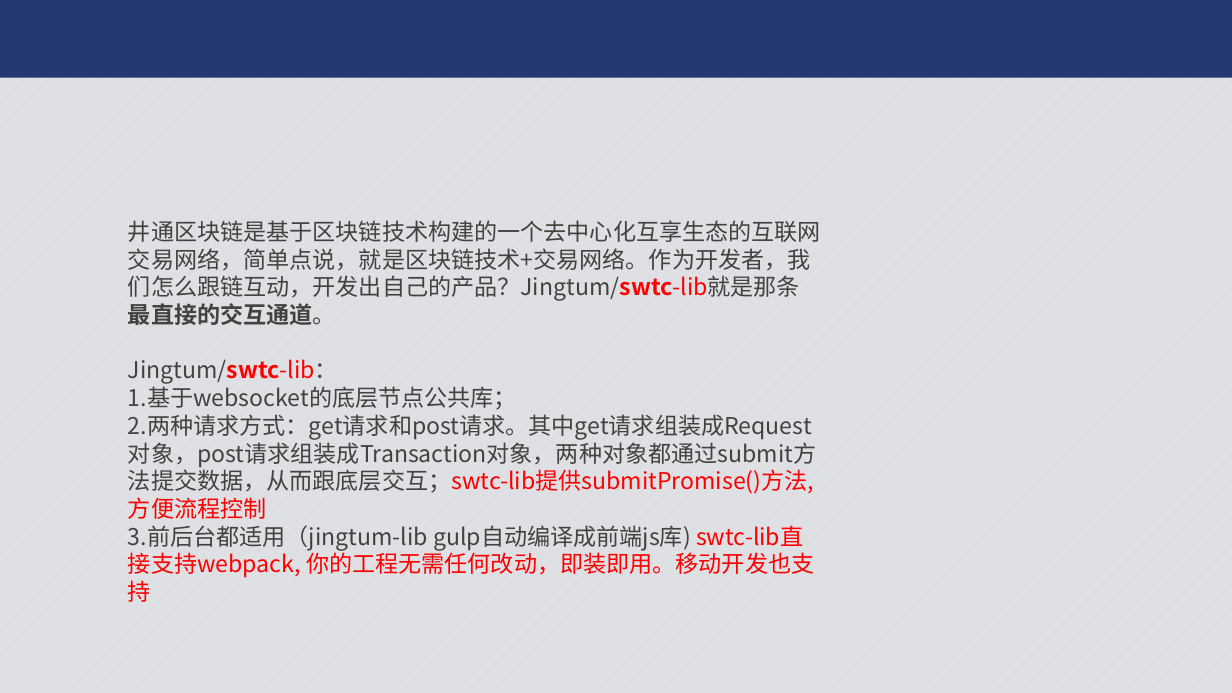
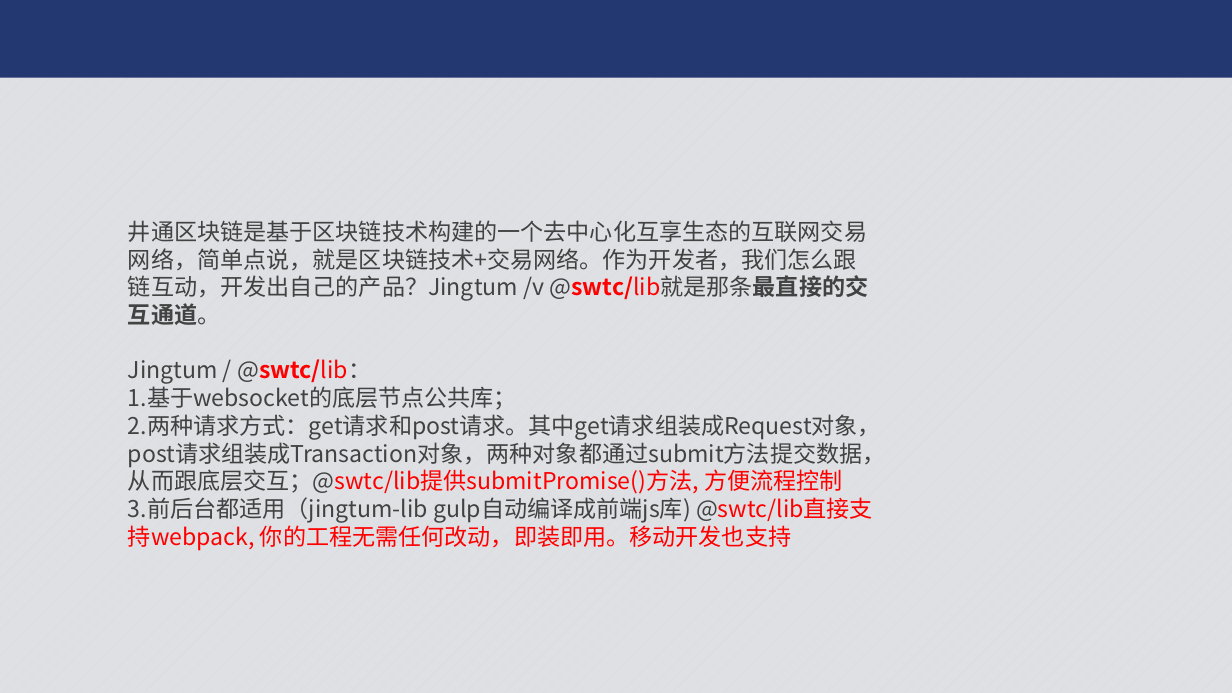
Before and after one commit to JCCDex/jingtum_doc, a slide deck: slide 4 of pfp14-swtclib.pptx. Drawn at 1232x693 pixels with LibreOffice and Linux fonts; fonts in the diff are those of the drawing; background and template pictures are left out. Boxes give left, top, right and bottom in pixels: in the first picture for what was removed or moved away, otherwise in the second. Text is boxed around its words. In the diff, an @@ line names an element or a change of style, - is before the commit and + after.

```diff
--- a/pfp14-swtclib.pptx
+++ b/pfp14-swtclib.pptx
@@ text at [128, 220, 869, 384]: text changed @@
-井通区块链是基于区块链技术构建的一个去中心化互享生态的互联网交易网络，简单点说，就是区块链技术+交易网络。作为开发者，我们怎么跟链互动，开发出自己的产品？Jingtum/swtc-lib就是那条最直接的交互通道。
-Jingtum/swtc-lib：
+井通区块链是基于区块链技术构建的一个去中心化互享生态的互联网交易网络，简单点说，就是区块链技术+交易网络。作为开发者，我们怎么跟链互动，开发出自己的产品？Jingtum /v @swtc/lib就是那条最直接的交互通道。
+Jingtum / @swtc/lib：
@@ text at [128, 414, 886, 548]: text changed @@
-2.两种请求方式：get请求和post请求。其中get请求组装成Request对象，post请求组装成Transaction对象，两种对象都通过submit方法提交数据，从而跟底层交互；swtc-lib提供submitPromise()方法, 方便流程控制
-3.前后台都适用（jingtum-lib gulp自动编译成前端js库) swtc-lib直接支持webpack, 你的工程无需任何改动，即装即用。移动开发也支持
+2.两种请求方式：get请求和post请求。其中get请求组装成Request对象，post请求组装成Transaction对象，两种对象都通过submit方法提交数据，从而跟底层交互；@swtc/lib提供submitPromise()方法, 方便流程控制
+3.前后台都适用（jingtum-lib gulp自动编译成前端js库) @swtc/lib直接支持webpack, 你的工程无需任何改动，即装即用。移动开发也支持
```
Also in this commit, not shown: 15 other slides changed.
